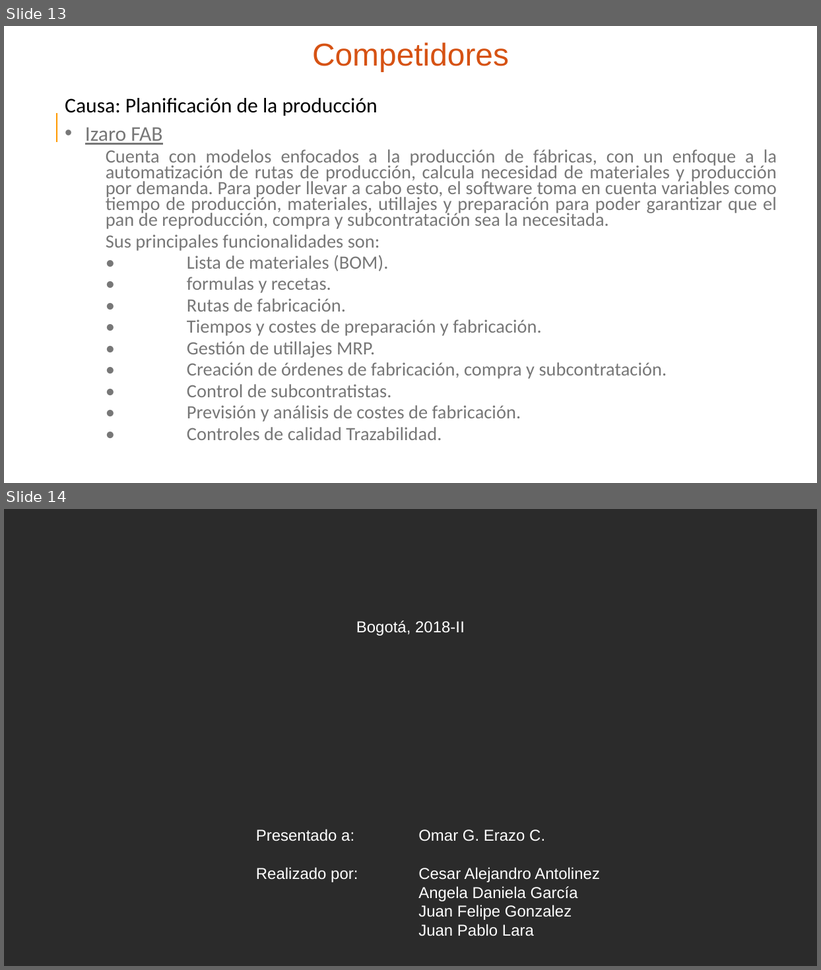
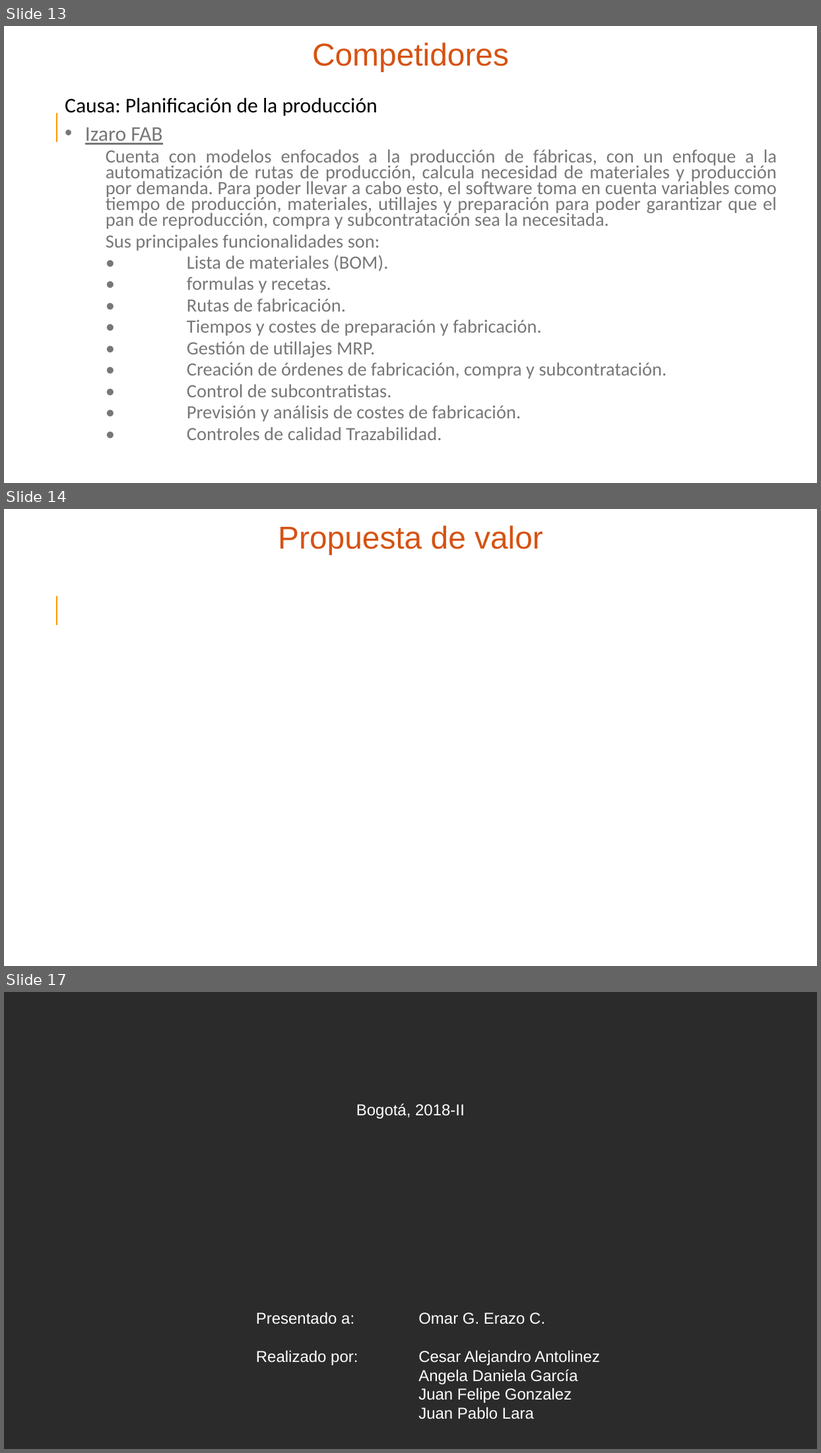
Before and after one commit to FelipeG23/Diseno_de_Procesos, a slide deck: Documentos/ActividadesEnClase/ComplementoPrimeraActividad/ComplementoActividadClase.pptx. Shown one above the other, each under a label of ours: slides 13 and 14 before the commit, slides 13, 14 and 17 after it; the slides between them are not shown. The pictures are 821x970 and 821x1453 pixels, drawn with LibreOffice and Linux fonts; fonts in the diff are those of the drawing; background and template pictures are left out; a plain dark background stands for a picture behind light text. Boxes give left, top, right and bottom in pixels: in the first picture for what was removed or moved away, otherwise in the second. Text is boxed around its words. In the diff, an @@ line names an element or a change of style, - is before the commit and + after.

Commit message:
Cambios en clase
*Propuesta de valor
*Ventajas Competitivas
*Promesas de valor
*Mapa

```diff
--- a/Documentos/ActividadesEnClase/ComplementoPrimeraActividad/ComplementoActividadClase.pptx
+++ b/Documentos/ActividadesEnClase/ComplementoPrimeraActividad/ComplementoActividadClase.pptx
@@ slide 14 added at bbox=[4, 509, 817, 966], background picture (left out) @@
@@ title added at bbox=[278, 525, 543, 555], 28 pt, text #D65213 @@
+Propuesta de valor
@@ line added from (57, 596) to (57, 625), #FF9900 1.5 pt @@
@@ what was slide 14 is now slide 17 @@
```
Also in this commit, not shown: 2 other slides added.
